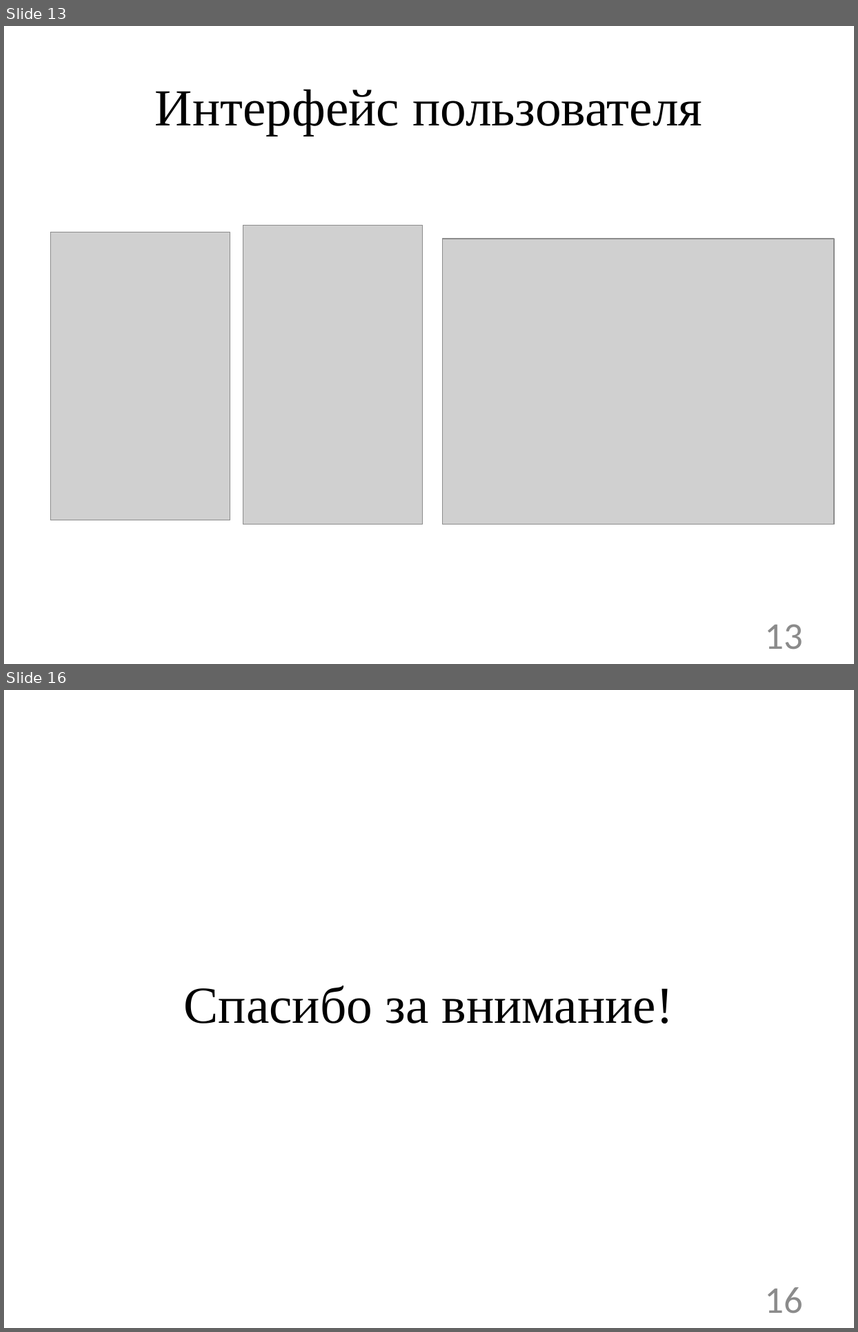
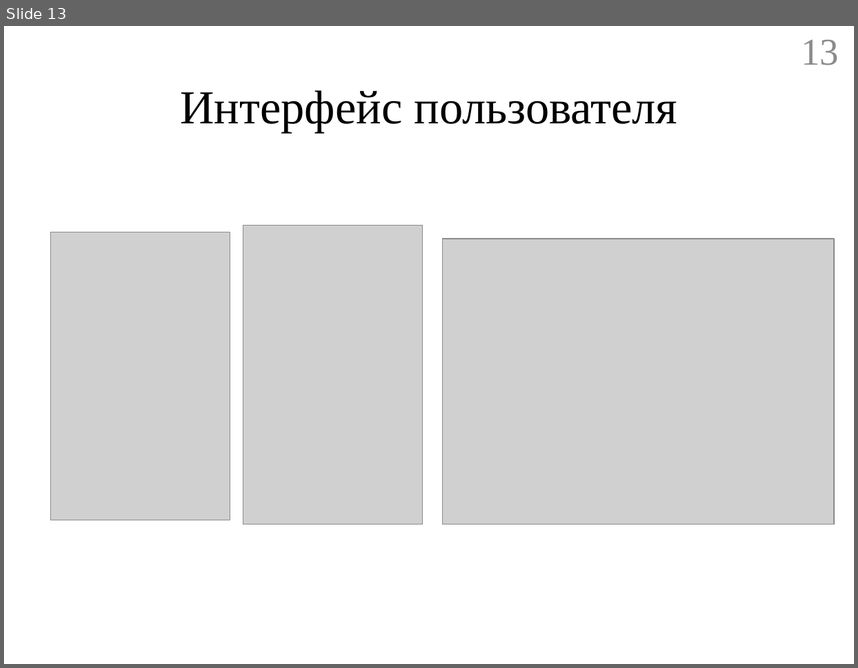
Before and after one commit to geo2tag/geocube, a slide deck: Диплом презентация.pptx. Shown one above the other, each under a label of ours: slides 13 and 16 before the commit, slide 13 after it; the slides between them are not shown. The pictures are 858x1332 and 858x668 pixels, drawn with LibreOffice and Linux fonts; fonts in the diff are those of the drawing; grey boxes stand for pictures. Boxes give left, top, right and bottom in pixels: in the first picture for what was removed or moved away, otherwise in the second. Text is boxed around its words. In the diff, an @@ line names an element or a change of style, - is before the commit and + after.

```diff
--- a/Диплом презентация.pptx
+++ b/Диплом презентация.pptx
@@ slide 16 removed at <box>4,690,854,1328</box>, background #FFFFFF @@
@@ title removed at <box>184,985,674,1023</box> @@
-Спасибо за внимание!
@@ page number removed at <box>764,1287,802,1313</box> @@
-16
@@ slide 13 changed as well @@
@@ page number: place and size @@
-page number at <box>764,624,802,649</box>
+page number at <box>801,40,839,65</box>
@@ page number at <box>801,40,839,65</box>: font Calibri to Times New Roman @@
@@ title "Интерфейс пользователя" at <box>181,90,677,132</box>: size 44 to 40 pt @@
```
Also in this commit, not shown: 12 other slides changed, 1 slide added, 2 other slides removed, 1 other file.
